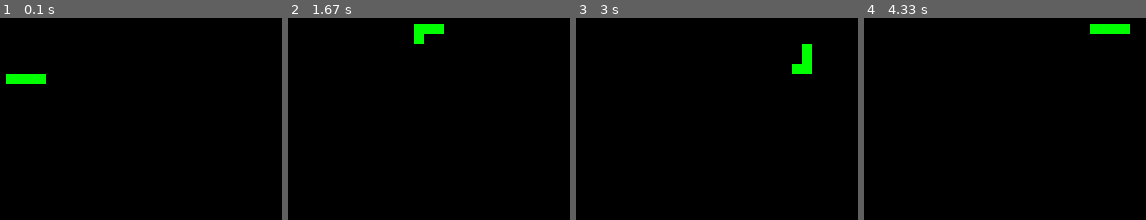
Above: before the commit, frames 1-4 (left to right).
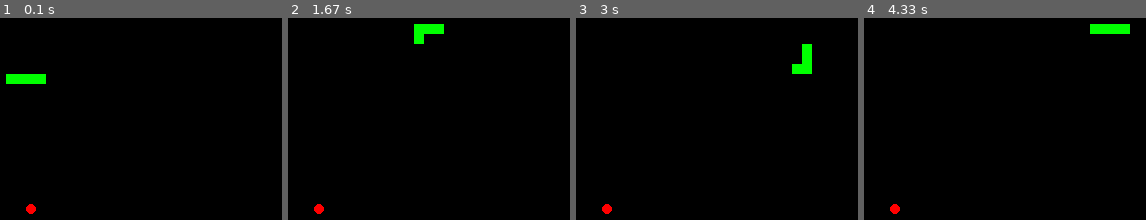
Above: after the commit, the same moments.

Repository: SSSajid777/pygame
Game: pygame game, started from snake_game.py
The game is run twice, just before and just after one commit, with the same random seed, the same clock (stepped at 60 frames per second) and the same inputs.
Inputs:
- Up to frame 1 (0.1 s): no input
- Up to frame 2 (1.67 s): hold Up 0.83-1.3 s; hold Right from 1.33 s (still down)
- Up to frame 3 (3 s): release Right at 1.8 s; hold Down 2.4-2.7 s; hold Left from 2.73 s (still down)
- Up to frame 4 (4.33 s): release Left at 3.13 s; hold Up 3.17-3.53 s; hold Right 3.57-4.2 s; hold Down from 4.23 s (still down)

The runs differ from the first frame. In frame 1, 0.1% of the frame differs, in the area x 9-13%, y 92-98%; in frame 2, 0.1%; in frame 3, 0.1%; in frame 4, 0.1%.

Commit message:
Update snake_game.py

Diff:
--- a/snake_game.py
+++ b/snake_game.py
@@ -22,8 +22,8 @@
 
 
 #FRUIT!
-fruit_position = [random.randrange(0, (width//10)*10),
-                  random.randrange(0, (height//10)*10)]
+fruit_position = [random.randrange(0, (width//10))*10,
+                  random.randrange(0, (height//10))*10]
 def endgame():
     #Create a font object
     my_font=pygame.font.SysFont('comicsansms', 50)
@@ -73,6 +73,9 @@
     for pos in snake_body:
         pygame.draw.rect(screen, green, pygame.Rect(pos[0], pos[1], 10, 10))
 
+    #Draw my fruit
+    pygame.draw.circle(screen, red, (fruit_position[0]+5, fruit_position[1]+5),5)
+
 
 
 
